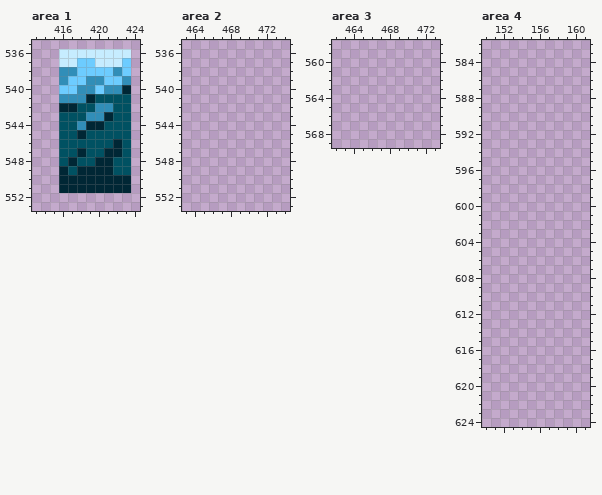
Pixel-art file, stored at concept/art/tests.aseprite. This is how it looked before the edit.
512x1024 pixels, 1 frame. Shown: area 1: x 413..424, y 535..553; area 2: x 463..474, y 535..553; area 3: x 462..473, y 558..569; area 4: x 150..161, y 582..624. The commit also changed other parts of the picture, which this record leaves out.
The same view after the edit:
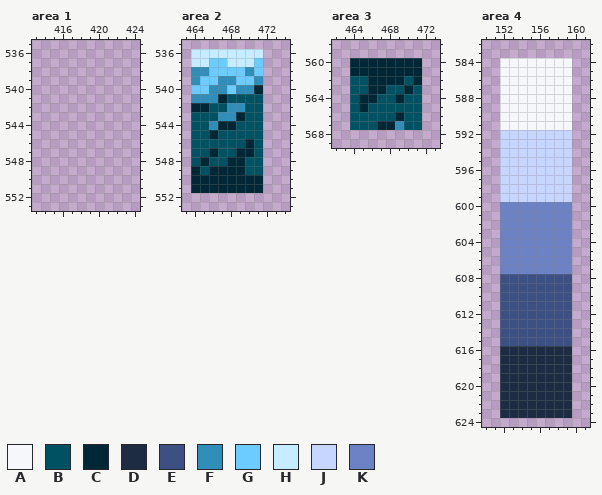
Palette (. is transparent): A #f5f7fa  B #005162  C #002735  D #1d2c43  E #3d5083  F #318eb8  G #6dccff  H #c6ecff  J #c7d6ff  K #6c82c4
The edit:
Area 1, layer "Layer 3":
y 536: x 416..423 HHHHHHHH -> ........
y 537: x 416..423 HHGGHHHG -> ........
y 538: x 416..423 FFGGGGFG -> ........
y 539: x 416..423 FGGFFGGF -> ........
y 540: x 416..423 GGFFGFFC -> ........
y 541: x 416..423 FFFCBBBB -> ........
y 542: x 416..423 CCBBFFBB -> ........
y 543: x 416..423 BBBFFCBB -> ........
y 544: x 416..423 BBFCCBBB -> ........
y 545: x 416..423 BBCBBBBB -> ........
y 546: x 416..423 BBBBBBCB -> ........
y 547: x 416..423 BBCBBCCB -> ........
y 548: x 416..423 BCBBCCBB -> ........
y 549: x 416..423 CBCCCCBB -> ........
y 550..551: x 416..423 CCCCCCCC -> ........
Area 2, layer "Layer 3":
y 536: x 464..471 ........ -> HHHHHHHH
y 537: x 464..471 ........ -> HHGGHHHG
y 538: x 464..471 ........ -> FFGGGGFG
y 539: x 464..471 ........ -> FGGFFGGF
y 540: x 464..471 ........ -> GGFFGFFC
y 541: x 464..471 ........ -> FFFCBBBB
y 542: x 464..471 ........ -> CCBBFFBB
y 543: x 464..471 ........ -> BBBFFCBB
y 544: x 464..471 ........ -> BBFCCBBB
y 545: x 464..471 ........ -> BBCBBBBB
y 546: x 464..471 ........ -> BBBBBBCB
y 547: x 464..471 ........ -> BBCBBCCB
y 548: x 464..471 ........ -> BCBBCCBB
y 549: x 464..471 ........ -> CBCCCCBB
y 550..551: x 464..471 ........ -> CCCCCCCC
Area 3, layer "Layer 3":
y 560..561: x 464..471 ........ -> CCCCCCCC
y 562: x 464..471 ........ -> BBCCCCBC
y 563: x 464..471 ........ -> BBCCBBCB
y 564: x 464..471 ........ -> BCCBBCBB
y 565: x 464..471 ........ -> BCBBBBBB
y 566: x 464..471 ........ -> BBBBBCBB
y 567: x 464..471 ........ -> BBBCCFBB
Area 4, layer "Layer 3":
y 584..591: x 152..159 ........ -> AAAAAAAA
y 592..599: x 152..159 ........ -> JJJJJJJJ
y 600..607: x 152..159 ........ -> KKKKKKKK
y 608..615: x 152..159 ........ -> EEEEEEEE
y 616..623: x 152..159 ........ -> DDDDDDDD
Boxes around the changes in both pictures, in picture pixels (x1, y1, x2, y2):
erased: (59, 49, 131, 193)
added: (191, 49, 263, 193)
added: (350, 58, 422, 130)
added: (500, 58, 572, 418)
